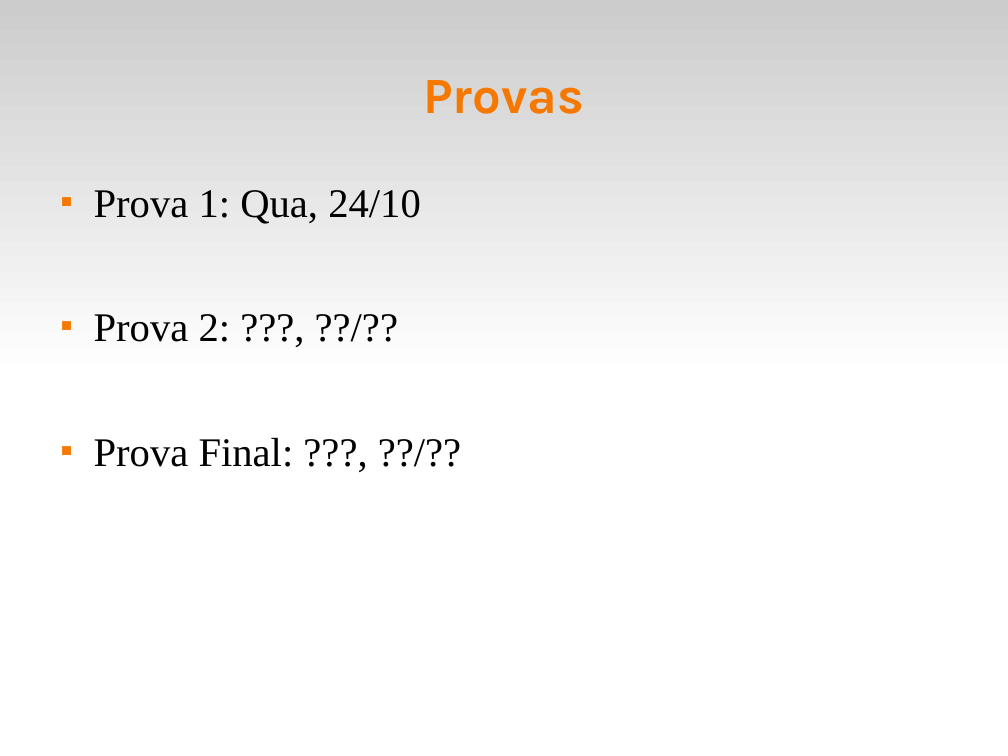
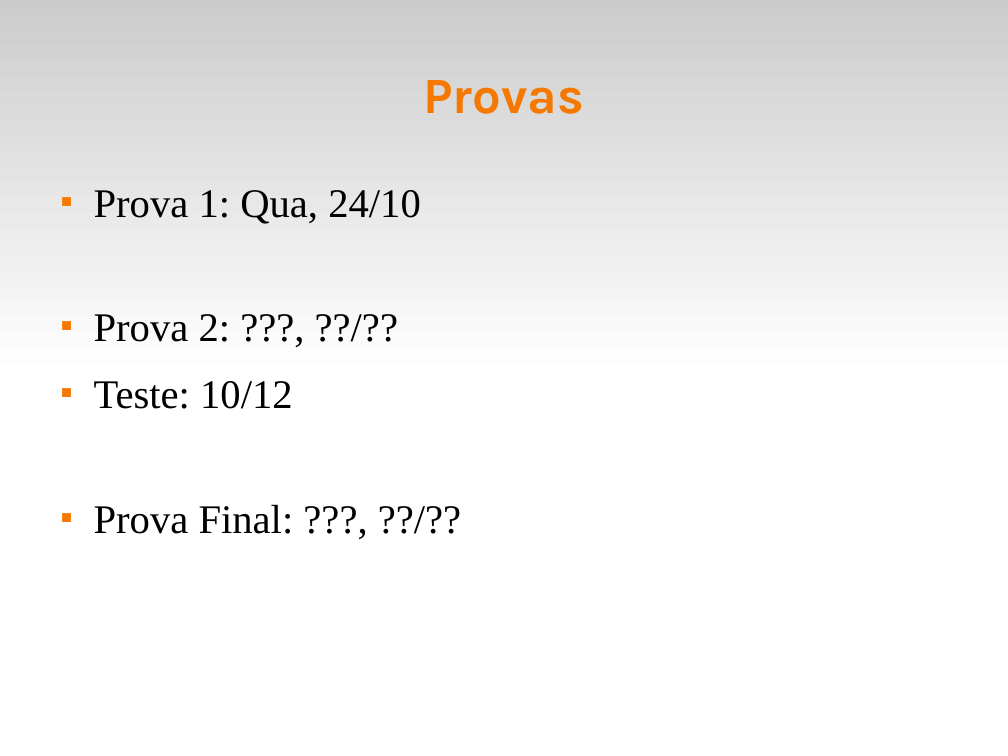
Before and after one commit to fsantanna-uerj/EDL, a slide deck: slide 7 of slides/edl-00.odp. Drawn at 1008x756 pixels with LibreOffice and Linux fonts; fonts in the diff are those of the drawing. Boxes give left, top, right and bottom in pixels: in the first picture for what was removed or moved away, otherwise in the second. Text is boxed around its words. In the diff, an @@ line names an element or a change of style, - is before the commit and + after.

```diff
--- a/slides/edl-00.odp
+++ b/slides/edl-00.odp
@@ text at (x1=94, y1=381, x2=293, y2=409): paragraph added @@
+■ Teste: 10/12
```
Also in this commit, not shown: 3 other files.
